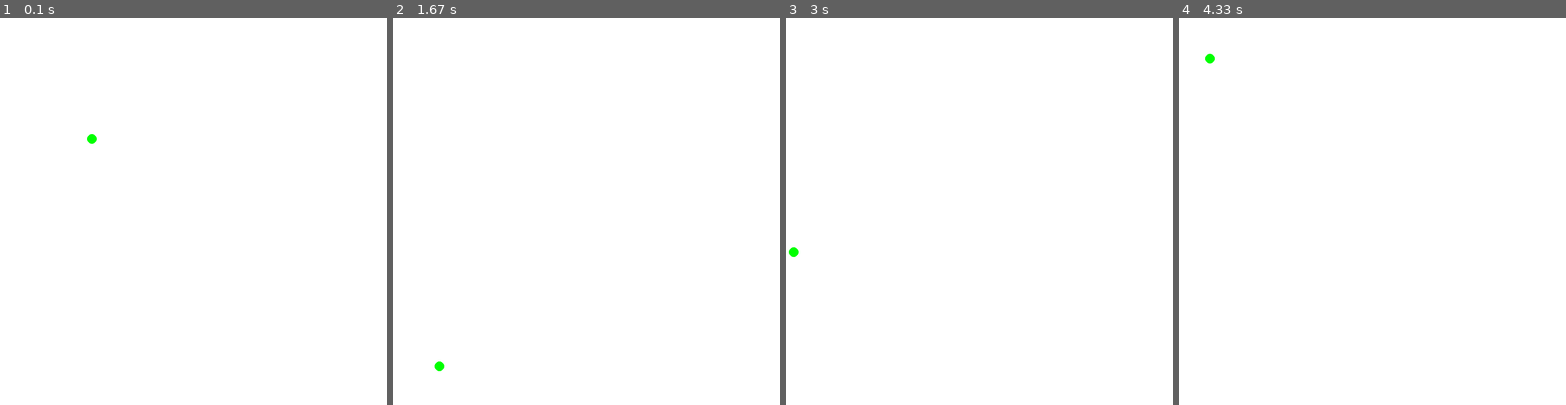
Above: before the commit, frames 1-4 (left to right).
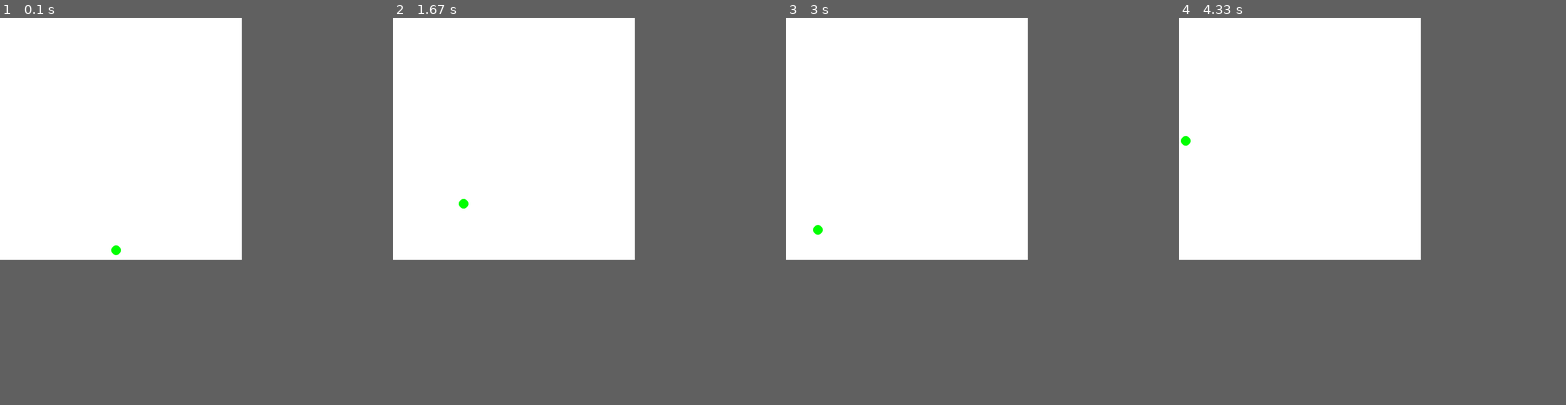
Above: after the commit, the same moments.

Repository: gdebord/hello_pygame
Game: pygame game, started from hello.py
Same seed, same stepped clock (60 frames per second), same inputs: the game is played once before the commit and once after it.
Inputs:
- Up to frame 1 (0.1 s): no input
- Up to frame 2 (1.67 s): no input
- Up to frame 3 (3 s): no input
- Up to frame 4 (4.33 s): no input
The window is 800x800 before the commit and 500x500 after it. Grey fills any space a smaller window leaves; there, only what the larger window draws over its background counts as a difference.

The runs differ from the first frame. In frame 1, 0.1% of the frame differs, in the area x 22-32%, y 30-62%; in frame 2, 0.1%; in frame 3, 0.1%; in frame 4, 0.1%.

Commit message:
variables for x and y screen dimensions

Diff:
--- a/hello.py
+++ b/hello.py
@@ -4,7 +4,10 @@
 
 pygame.init()
 
-DISPLAYSURF = pygame.display.set_mode((800, 800))
+XSCREEN = 500
+YSCREEN = 500
+
+DISPLAYSURF = pygame.display.set_mode((XSCREEN, YSCREEN))
 
 pygame.display.set_caption('Hello World!')
 
@@ -18,10 +21,10 @@
 # draw on the surface object
 DISPLAYSURF.fill(WHITE)
 
-x = 200
-y = 200
+x = XSCREEN / 2
+y = YSCREEN / 2
 x_vector = random.randrange(-15,6)
-y_vector = random.randrange(-5,6)
+y_vector = random.randrange(-25,26)
 done = False
 
 while not done: # main game loop
@@ -36,12 +39,12 @@
   y = math.floor(y + y_vector)
   pygame.draw.circle(DISPLAYSURF, GREEN, (x , y), 10, 0)
 
-  if (x > 800):
+  if (x > XSCREEN):
     x_vector *= -1
-    x = 799
-  elif (y > 800):
+    x = XSCREEN - 1
+  elif (y > YSCREEN):
     y_vector *= -1
-    y = 799
+    y = YSCREEN - 1
   elif (x < 0):
     x_vector *= -1
     x = 1
